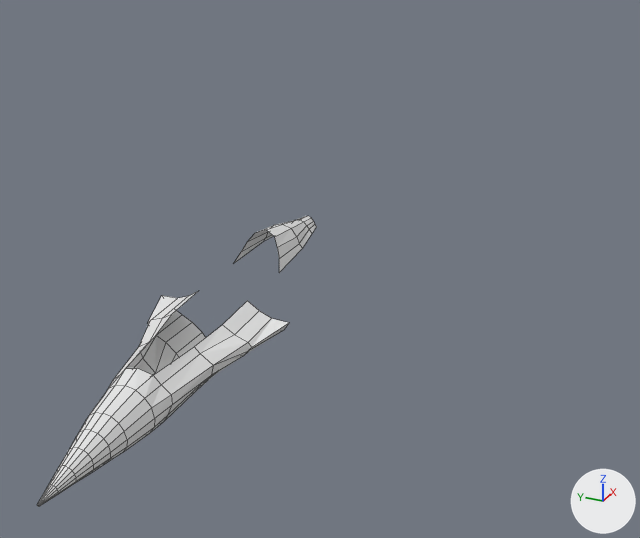
The Blender file assets/rafale.blend as it was, and as the next commit left it.
Camera for both pictures: a 50 mm camera at (-17.11, -6.98, 9.04) aimed at (-3.09, -0.67, 2.02). Every picture has the same lights, and +X, +Y and +Z are marked at lower right. Mesh edges are drawn as thin lines.
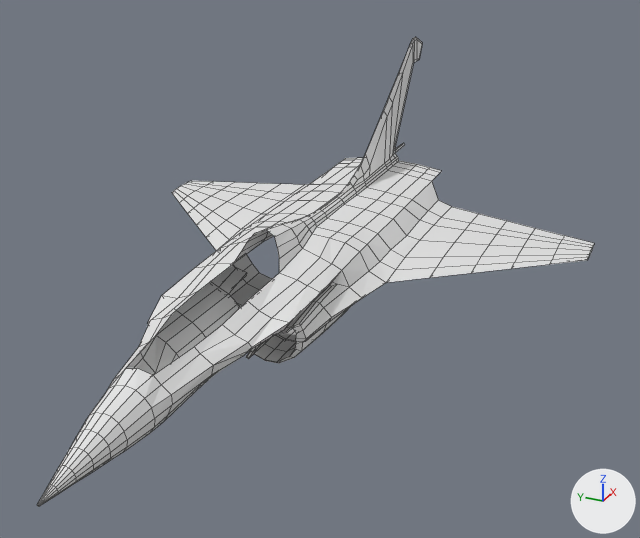
Commit message: Rafale WIP

What differs and where, as boxes [x1, y1, x2, y2] in the pictures (640 x 538 px):
'Circle', reshaped
    before: [37, 216, 316, 507]
    after: [37, 37, 594, 507]
part 1 of me_circle_005, built on
    before: [308, 222, 316, 233]
    after: [162, 37, 594, 364]

What changed in the scene script:
```text
Change me_circle_005:
    used by ob_circle; location = (-8.89, 0.0, 1.77); rotation_euler = (0.0, 1.517, 0.0), in degrees (0, 87, 0); scale = (0.353, 0.353, 0.353)
    remove me_circle_005.from_pydata(...)  # 138 vertices, 92 faces, 19 loose edges; spans x -7.7..1.9, y 0.0..3.5, z -4.1..38.8
    add me_circle_005.from_pydata(...)  # 445 vertices, 387 faces; spans x -7.7..3.0, y 0.0..14.5, z -4.1..38.8
    me_circle_005 part 1: 3 vertices moved from x -4.8..-2.2, y 0.0, z 27.8..37.6 to x -5.9..-0.4, y 0.0..0.1, z 27.9..38.1; 4 vertices removed from x -1.1..-0.2, y 0.4..0.8, z 19.0..32.3; 311 vertices added at x -7.5..3.0, y 0.0..14.5, z 8.1..38.6
```
